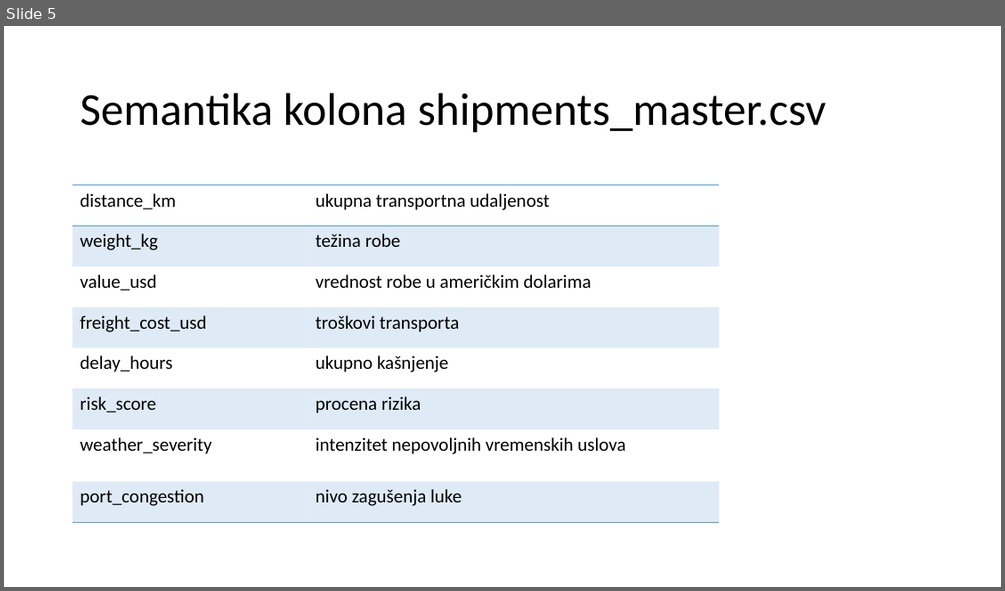
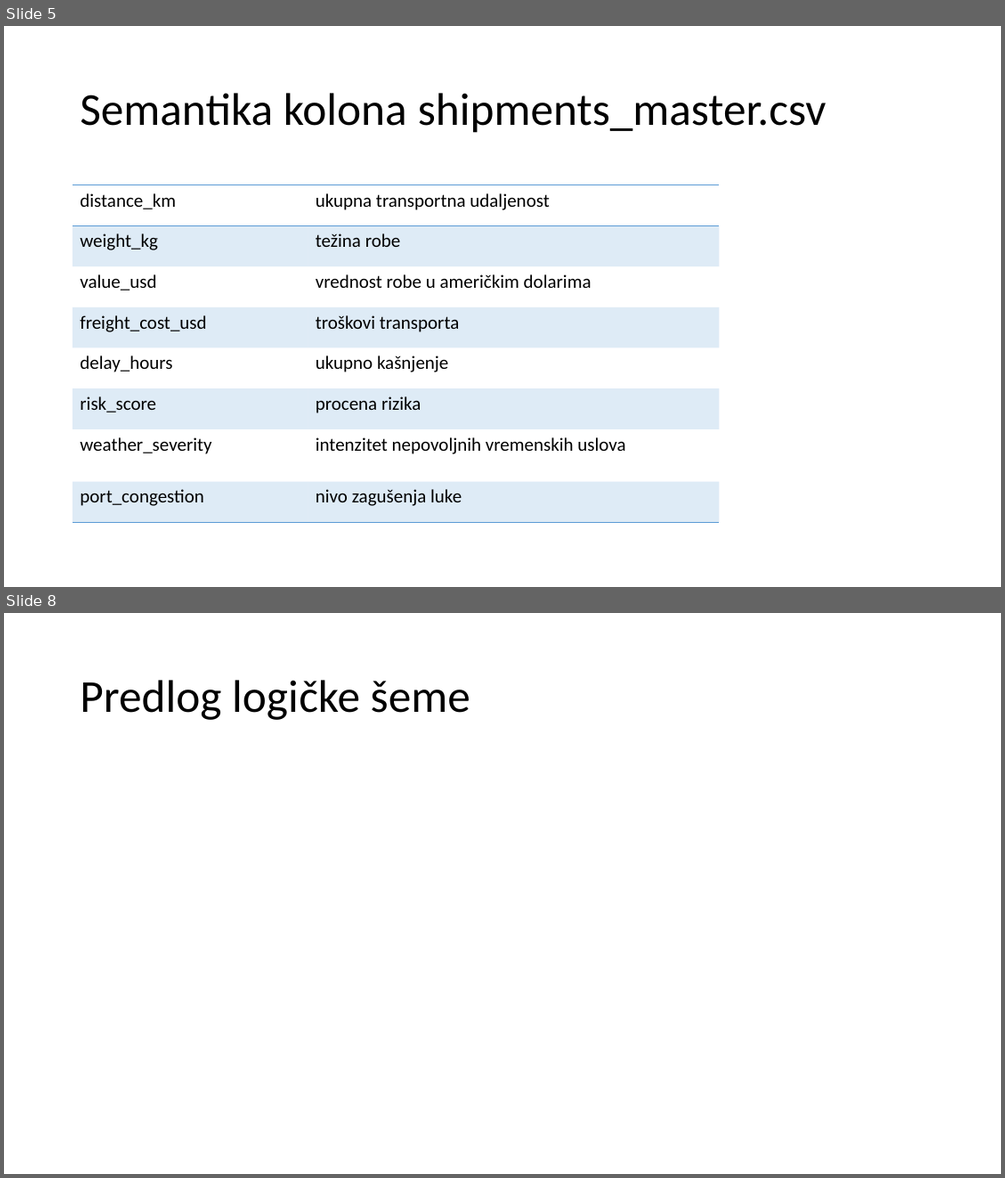
Before and after one commit to annaopi/sbp-projekat, a slide deck: Analiza pametne logistike globalnog uvoza (1).pptx. Shown one above the other, each under a label of ours: slide 5 before the commit, slides 5 and 8 after it; the slides between them are not shown. The pictures are 1005x591 and 1005x1178 pixels, drawn with LibreOffice and Linux fonts; fonts in the diff are those of the drawing. Boxes give left, top, right and bottom in pixels: in the first picture for what was removed or moved away, otherwise in the second. Text is boxed around its words. In the diff, an @@ line names an element or a change of style, - is before the commit and + after.

```diff
--- a/Analiza pametne logistike globalnog uvoza (1).pptx
+++ b/Analiza pametne logistike globalnog uvoza (1).pptx
@@ slide 8 added at [4,613,1001,1174], background #FFFFFF @@
@@ title added at [80,680,470,720], 44 pt, text #000000 @@
+Predlog logičke šeme
```
Also in this commit, not shown: 1 slide changed, 1 other slide added.
